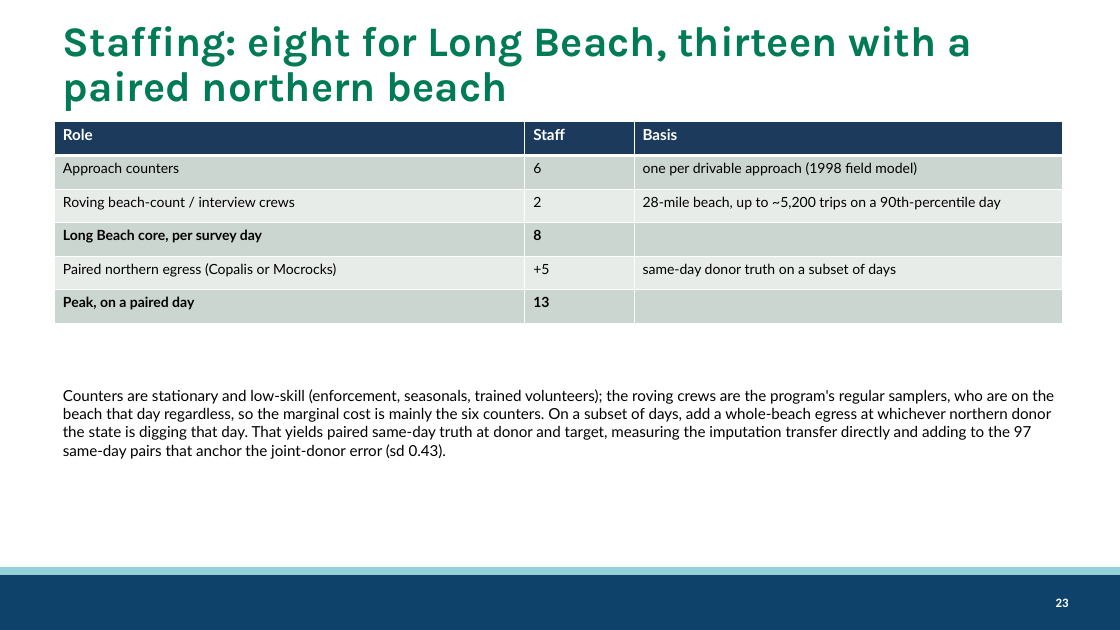
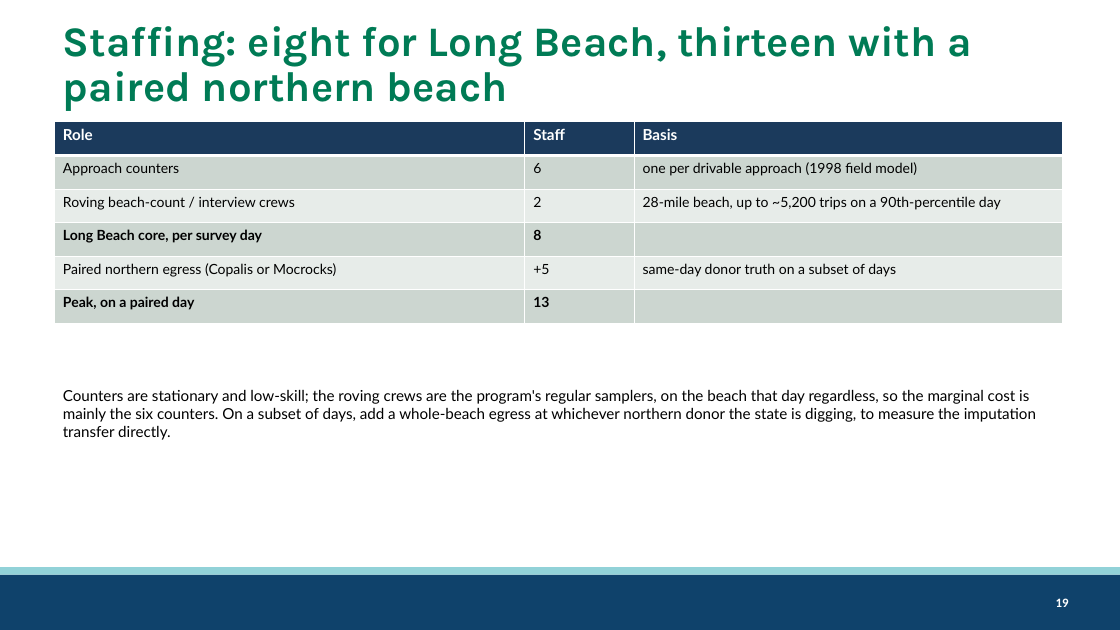
Before and after one commit to mattgeorgephd/razor-clam-harvest-monitoring, a slide deck: slide 19 of 07_presentations/razor-clam-sampling-design.pptx (slide 23 before the commit). Drawn at 1120x630 pixels with LibreOffice and Linux fonts; fonts in the diff are those of the drawing; background and template pictures are left out. Boxes give left, top, right and bottom in pixels: in the first picture for what was removed or moved away, otherwise in the second. Text is boxed around its words. In the diff, an @@ line names an element or a change of style, - is before the commit and + after.

Commit message:
donor beach analysis

```diff
--- a/07_presentations/razor-clam-sampling-design.pptx
+++ b/07_presentations/razor-clam-sampling-design.pptx
@@ text at <box>63,389,1036,440</box>: text changed @@
-Counters are stationary and low-skill (enforcement, seasonals, trained volunteers); the roving crews are the program's regular samplers, who are on the beach that day regardless, so the marginal cost is mainly the six counters. On a subset of days, add a whole-beach egress at whichever northern donor the state is digging that day. That yields paired same-day truth at donor and target, measuring the imputation transfer directly and adding to the 97 same-day pairs that anchor the joint-donor error (sd 0.43).
+Counters are stationary and low-skill; the roving crews are the program's regular samplers, on the beach that day regardless, so the marginal cost is mainly the six counters. On a subset of days, add a whole-beach egress at whichever northern donor the state is digging, to measure the imputation transfer directly.
@@ page number at <box>1056,598,1069,607</box>: text changed @@
-23
+19
```
Also in this commit, not shown: 17 other slides changed, 9 slides added, 7 slides removed, 5 other files.
